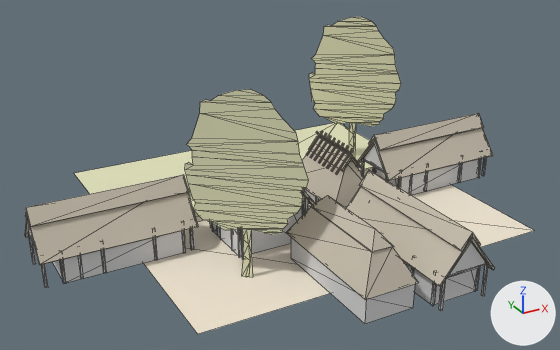
The OBJ model assets/stl_export/ww11.obj: old version first, new version second.
Both versions are drawn from a 50 mm camera at (-30.7, -54.6, 29.9) aimed at (-2.7, -3.7, 4.4). Arrows for +X, +Y and +Z are at lower right; the lights stay in place. The first picture is the older version. Mesh edges are drawn as thin lines. Where no turn or scale is listed for an object, it has been applied to the vertices. Vertices at exactly the same position are counted once.

Names of what the first picture shows: 'ww11'.
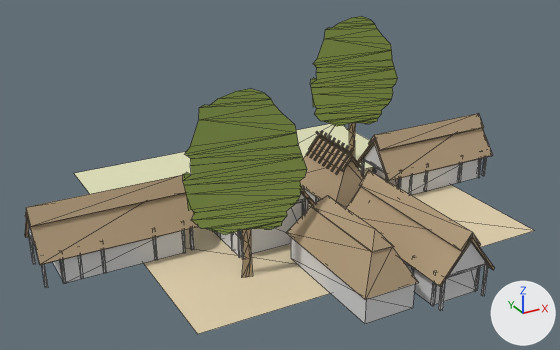
The change in detail:
Material 'straw' (mat_straw) changes colour from light grey #c7bead to beige #b29c7d; in linear values from (0.569, 0.514, 0.42) to (0.447, 0.333, 0.204).
Material 'cortyard' (mat_cortyard) changes colour from pale yellow #f1e6d3 to beige #e2d1af; in linear values from (0.878, 0.792, 0.651) to (0.757, 0.639, 0.427).
Material 'tree' (mat_tree) is new.
Its base color is (0.294, 0.4, 0.0902) (green #94aa55).
Its roughness is 1.0.
me_ww11 has 1066 vertices, 1598 faces and spans x -22.6..19.4, y -20.7..15.0, z 0.0..14.4.
me_ww11 is used by ob_ww11; location (0.0, 0.0, 0.0).
Part 1, on me_ww11:
49 vertices are removed from x -12.2..13.1, y -12.5..7.6, z 2.7..14.4.
71 faces are deleted.
7 vertices in x -12.3..7.0, y -7.5..7.6, z 5.9..8.8 move by (-0.8, -1.6, 0.0).
6 vertices in x -8.8..10.5, y -10.3..4.7, z 1.4..3.9 move by (0.1, 0.1, 0.0).
5 vertices in x -9.3..10.0, y -10.0..5.1, z 0.0..3.9 move by (-0.1, -0.1, 0.0).
5 vertices in x -5.9..13.3, y -12.6..2.4, z 6.1..9.4 move by (0.8, 1.5, 0.0).
5 vertices in x -5.8..13.4, y -12.7..2.3, z 6.7..9.4 move by (0.8, 1.6, 0.0).
4 vertices in x -12.0..7.3, y -7.7..7.4, z 5.2..9.3 move by (-0.7, -1.5, 0.0).
42 vertices move from x -12.3..13.6, y -12.9..7.7, z 0.0..9.3 to x -13.2..14.5, y -11.2..6.0, z 0.0..9.3.
49 vertices are added at x -13.0..13.9, y -11.1..6.0, z 2.7..14.4.
21 new faces join them, mat_straw (beige #b29c7d).
50 new faces join them, mat_tree (green #94aa55).
me_ww11 part 2: 19 faces spanning x -9.4..10.5, y -10.2..5.0, z 0.0..3.9 switch from mat_w (beige #e2e2bc) to mat_straw (beige #b29c7d).
me_ww11 part 3: 50 faces spanning x -13.2..14.5, y -11.2..6.0, z 3.7..9.4 switch from mat_w (beige #e2e2bc) to mat_tree (green #94aa55).

Changed parts and their boxes (x1, y1, x2, y2) in the pictures (560 x 350 px; the box of a moved part takes in the faces that stretch with it):
'ww11', recoloured, reshaped (light grey to beige)
    before: (25, 17, 534, 334)
    after: (25, 16, 534, 334)
part 1 of me_ww11, moved or reshaped
    before: (186, 17, 397, 254)
    after: (185, 16, 394, 255)
part 2 of me_ww11, recoloured
    both: (242, 144, 355, 277)
part 3 of me_ww11, recoloured
    both: (186, 70, 397, 230)
